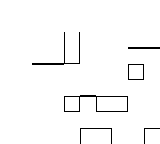
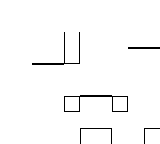
Revision of a layered 160 × 144 image; what changed, layer by layer:
painted on "Mask" over [left=96, top=64, right=144, bottom=112]
